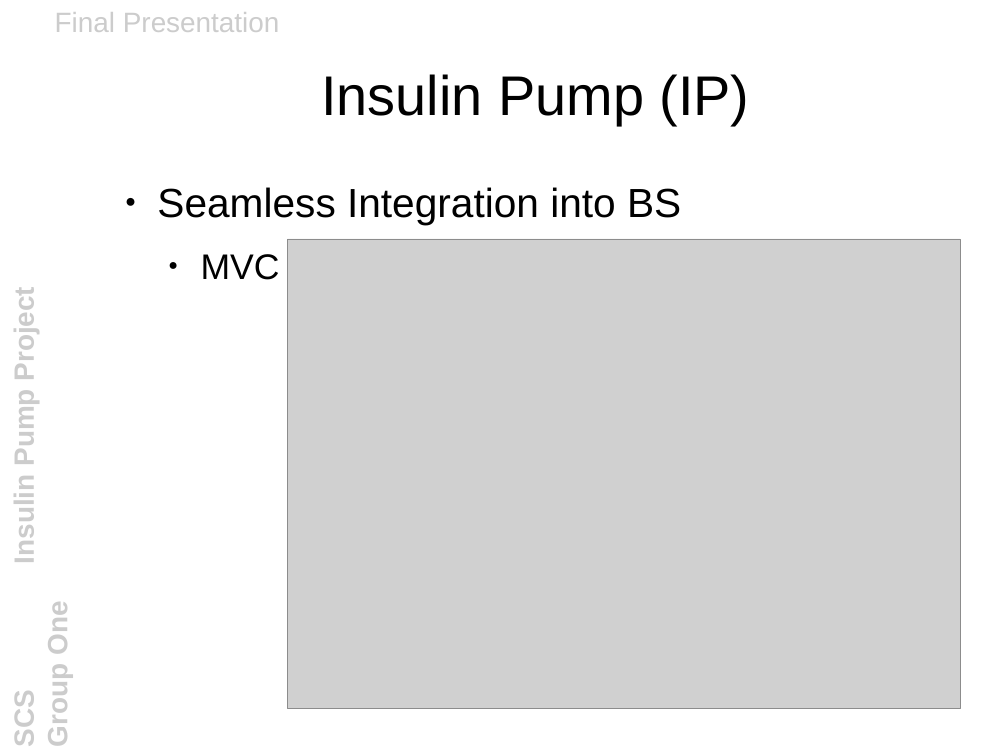
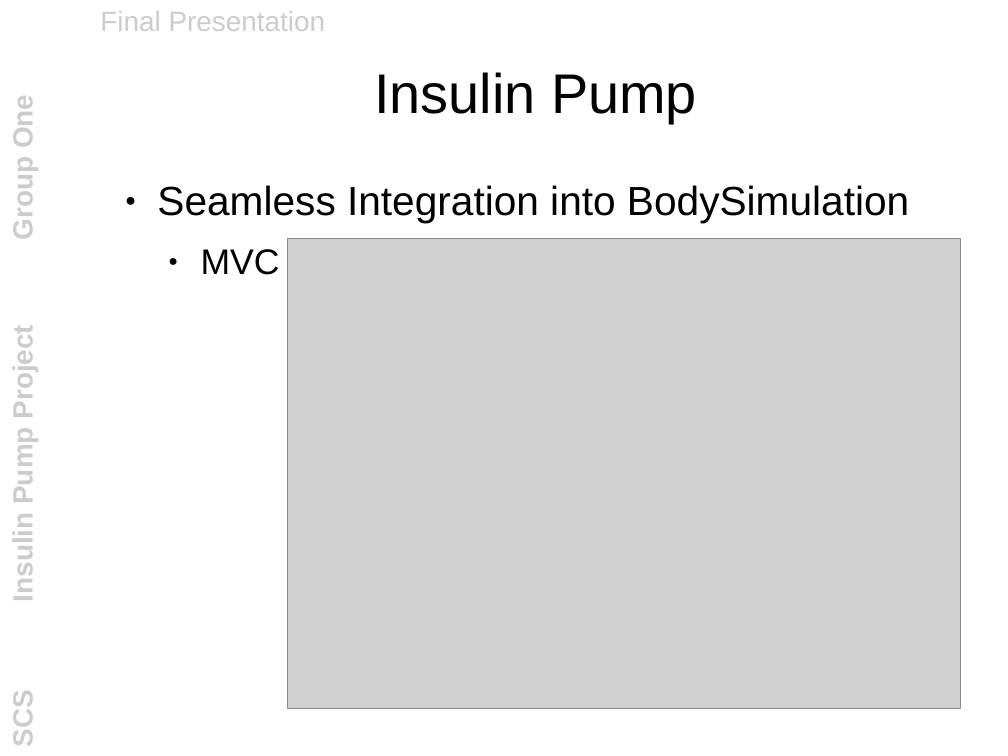
Before and after one commit to lan666asr9tt5n/mrsunjava6, a slide deck: slide 7 of documentation/other_files/final_presentation.odp. Drawn at 1008x756 pixels with LibreOffice and Linux fonts; fonts in the diff are those of the drawing; grey boxes stand for pictures; background and template pictures are left out. Boxes give left, top, right and bottom in pixels: in the first picture for what was removed or moved away, otherwise in the second. Text is boxed around its words. In the diff, an @@ line names an element or a change of style, - is before the commit and + after.

Commit message:
<rcg> Updated presentation

```diff
--- a/documentation/other_files/final_presentation.odp
+++ b/documentation/other_files/final_presentation.odp
@@ text "Final Presentation" at <box>100,11,326,31</box>: line spacing 1 to 0.93 @@
@@ text "Final Presentation": place and size @@
-text "Final Presentation" at <box>55,12,280,32</box>
+text "Final Presentation" at <box>100,11,326,31</box>
@@ text "SCS Insulin Pump Project Group ..." at <box>7,335,38,746</box>: line spacing 1 to 0.93 @@
@@ title at <box>374,72,697,123</box>: text changed @@
-Insulin Pump (IP)
+Insulin Pump
@@ text at <box>157,185,909,223</box>: text changed @@
-● Seamless Integration into BS
+● Seamless Integration into BodySimulation
@@ text at <box>201,249,280,275</box>: line spacing 1 to 0.93 @@
```
Also in this commit, not shown: 8 other slides changed, 1 slide added, 1 other file.
